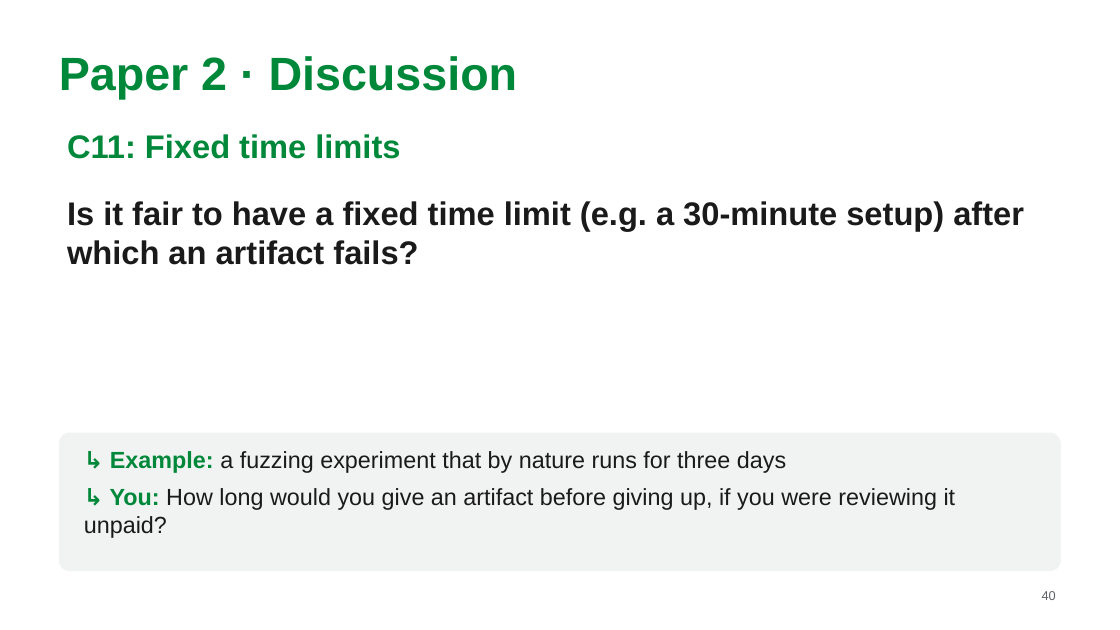
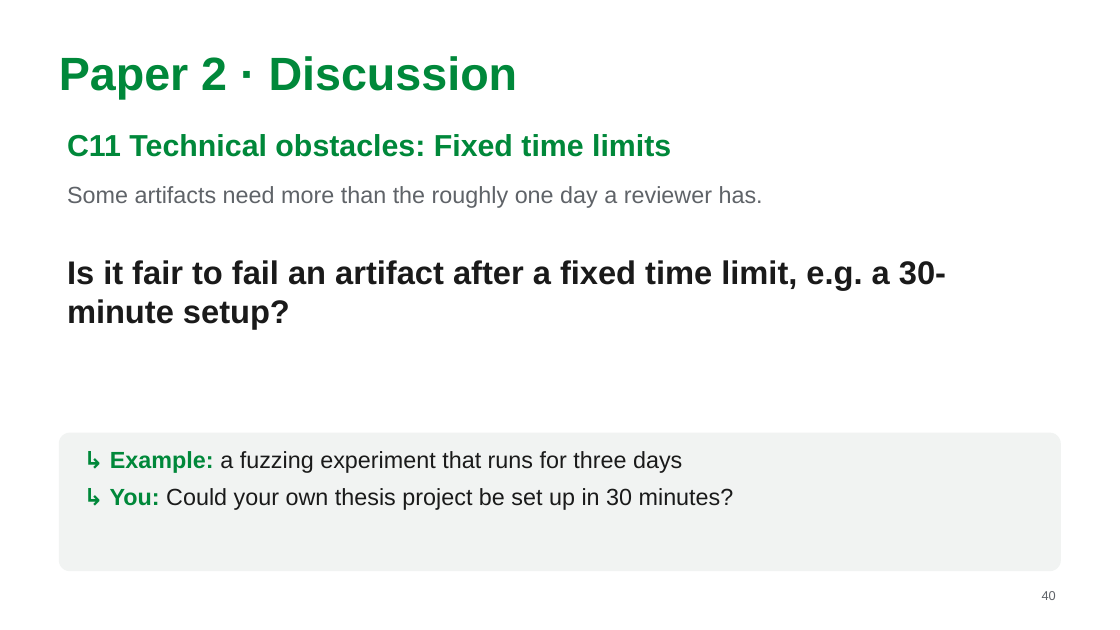
Before and after one commit to MarkAndreDuesing/Reprod_Docs_And_Notes, a slide deck: slide 40 of Vorl_2/slides/lecture2-team-paper2.pptx. Drawn at 1120x630 pixels with LibreOffice and Linux fonts; fonts in the diff are those of the drawing. Boxes give left, top, right and bottom in pixels: in the first picture for what was removed or moved away, otherwise in the second. Text is boxed around its words. In the diff, an @@ line names an element or a change of style, - is before the commit and + after.

```diff
--- a/Vorl_2/slides/lecture2-team-paper2.pptx
+++ b/Vorl_2/slides/lecture2-team-paper2.pptx
@@ text at <box>67,134,671,157</box>: text changed; size 28 to 26 pt @@
-C11: Fixed time limits
+C11 Technical obstacles: Fixed time limits
@@ text added at <box>67,186,763,208</box>, 20 pt, text #5F6368 @@
+Some artifacts need more than the roughly one day a reviewer has.
@@ text at <box>67,260,946,329</box>: text changed @@
-Is it fair to have a fixed time limit (e.g. a 30-minute setup) after which an artifact fails?
+Is it fair to fail an artifact after a fixed time limit, e.g. a 30-minute setup?
@@ text at <box>110,451,734,510</box>: text changed @@
-↳ Example: a fuzzing experiment that by nature runs for three days
-↳ You: How long would you give an artifact before giving up, if you were reviewing it unpaid?
+↳ Example: a fuzzing experiment that runs for three days
+↳ You: Could your own thesis project be set up in 30 minutes?
```
Also in this commit, not shown: 18 other slides changed, 2 other files.
